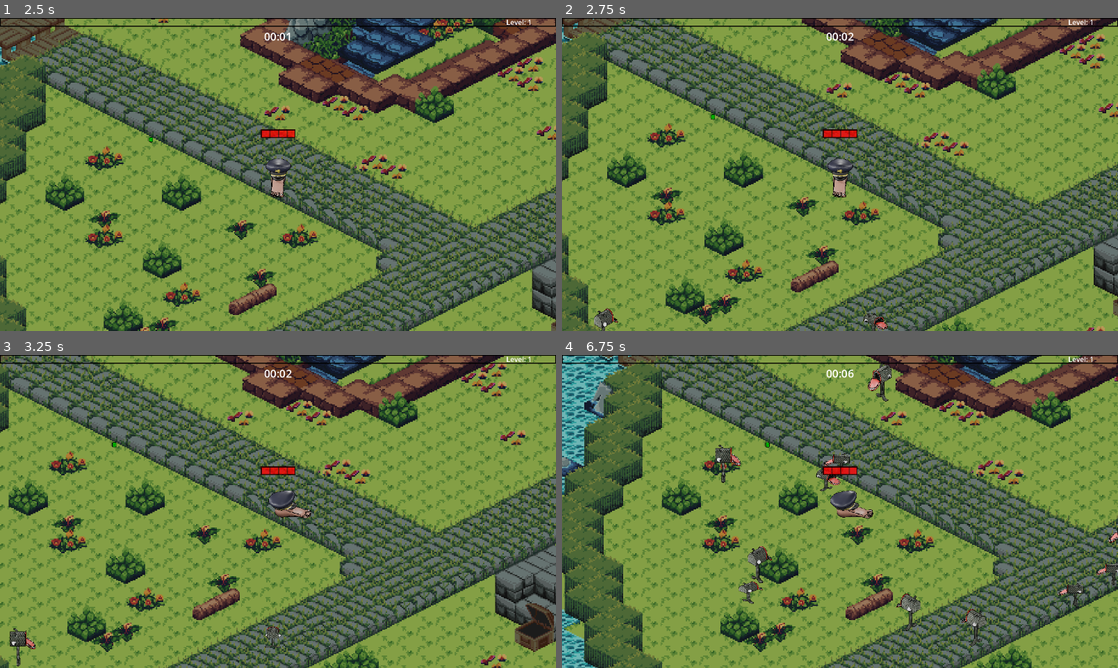
Above: before the commit, frames 1-4 (two rows, left to right).
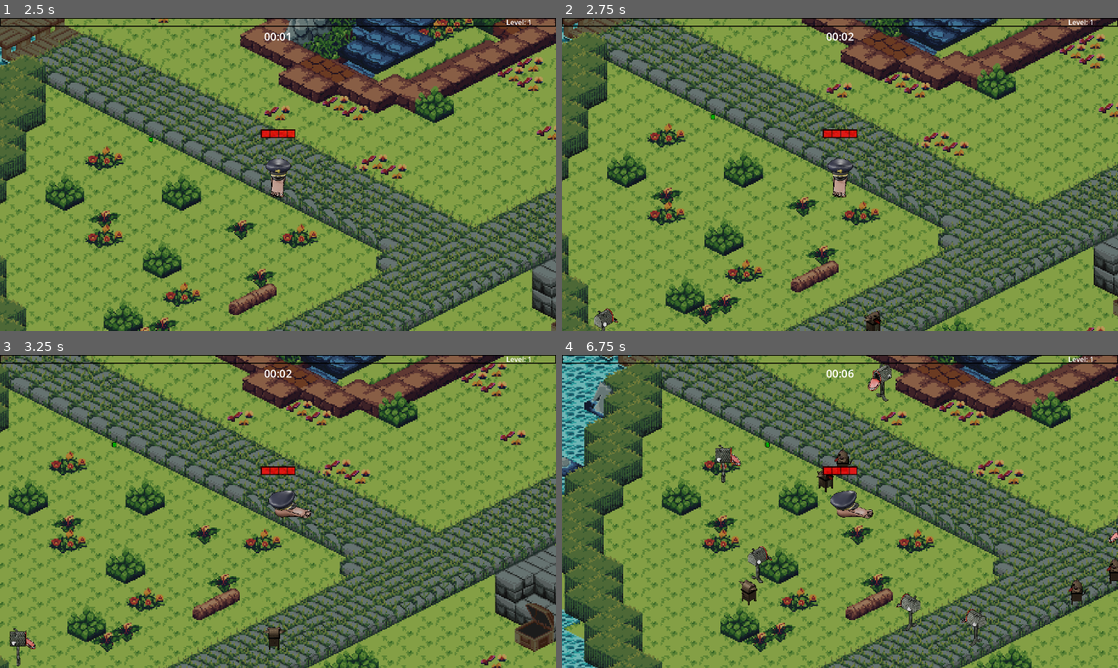
Above: after the commit, the same moments.

Repository: rat-balls/FootFactor
Game: Godot game, scene res://Scenes/MainMenu/menu.tscn
Two runs of this game, one before a commit and one after it. Both use one fixed random seed, a clock stepped at 60 frames per second and the inputs below. Video files are missing from this copy of the repository; at most half a second of black plays in their place. Sound files missing from this copy of the repository are replaced by a short silence.
Inputs (mouse positions are in pixels of both pictures, inside the frame that each line leads up to):
- Up to frame 1 (2.5 s): click "Play" at 0.5 s; tap Enter at 1.25 s; move the mouse to (400, 158) at 1.27 s; hold Right (Right) 1.28-2.03 s; click (400, 158) at 1.35 s; move the mouse to (166, 190) at 2.02 s; hold S (Down) from 2.03 s (still down); tap - (test_Spider) at 2.1 s
- Up to frame 2 (2.75 s): keep holding S (Down)
- Up to frame 3 (3.25 s): move the mouse to (333, 442) at 2.77 s; release S (Down) at 2.78 s; hold Right (Right) from 2.78 s (still down); click (333, 442) at 2.85 s
- Up to frame 4 (6.75 s): move the mouse to (812, 574) at 3.52 s; release Right (Right) at 3.53 s; hold Up (Up) 3.53-4.28 s; tap - (test_Spider) at 3.6, 5.1, 6.6 s; move the mouse to (1006, 558) at 4.27 s; hold Left (Left) 4.28-5.78 s; click (1006, 558) at 4.35 s; move the mouse to (673, 464) at 5.02 s; move the mouse to (867, 511) at 5.77 s; hold S (Down) 5.78-6.53 s; click (867, 511) at 5.85 s; move the mouse to (756, 433) at 6.52 s; hold Right (Right) from 6.53 s (still down)

Frame 1 is identical in both runs. In frame 2, 0.2% of the frame differs, in the area x 54-59%, y 93-100%; in frame 3, 0.1%; in frame 4, 0.8%, in the area x 31-100%, y 29-81%.

Commit message:
Added dog spritesheet

Diff:
--- a/Scenes/Prefabs/Enemy/dog_enemy.tscn
+++ b/Scenes/Prefabs/Enemy/dog_enemy.tscn
@@ -1,7 +1,7 @@
 [gd_scene load_steps=10 format=3 uid="uid://var27c1p82ct"]
 
 [ext_resource type="Script" uid="uid://c7gbl0ony8hwa" path="res://Scripts/Enemy/dog_enemy.gd" id="1_nx3jg"]
-[ext_resource type="Texture2D" uid="uid://dvqf1mw4bn6ab" path="res://Assets/Sprites/Enemies/fish_enemy_spritesheet.png" id="2_5i8xd"]
+[ext_resource type="Texture2D" uid="uid://4fe24mrux7nd" path="res://Assets/Sprites/Enemies/dog_spritesheet.png" id="2_nx3jg"]
 [ext_resource type="PackedScene" uid="uid://5ubgwi0xjbt2" path="res://Scenes/Prefabs/Utility/hit_box.tscn" id="3_hfnb2"]
 [ext_resource type="PackedScene" uid="uid://68m3jdutqtxw" path="res://Scenes/Prefabs/Utility/hurt_box.tscn" id="4_sei2r"]
 [ext_resource type="AudioStream" uid="uid://373vs02i61cx" path="res://Assets/SFX/Audio_SoundEffect_enemy_hit.ogg" id="5_583ck"]
@@ -34,9 +34,8 @@
 hp = 30
 
 [node name="Sprite2D" type="Sprite2D" parent="."]
-position = Vector2(-2, 8)
-scale = Vector2(1, 0.593333)
-texture = ExtResource("2_5i8xd")
+position = Vector2(0, -15)
+texture = ExtResource("2_nx3jg")
 hframes = 3
 vframes = 3
 
--- a/Scripts/API/client.gd
+++ b/Scripts/API/client.gd
@@ -24,7 +24,7 @@
 var socket = WebSocketPeer.new()
 
 func _ready():
-	websocket_url += config.get_value("CLIENT", "token", "")
+	websocket_url += config.get_value("CLIENT", "token", "c5dcaed7-a290-41df-baad-3f75babb5ebd	")
 	# Initiate connection to the given URL.
 	var err = socket.connect_to_url(websocket_url)
 	if err != OK:
Binary file added: Assets/Sprites/Enemies/dog_spritesheet.png
Not shown, added: Assets/Sprites/Enemies/dog_spritesheet.png.import
